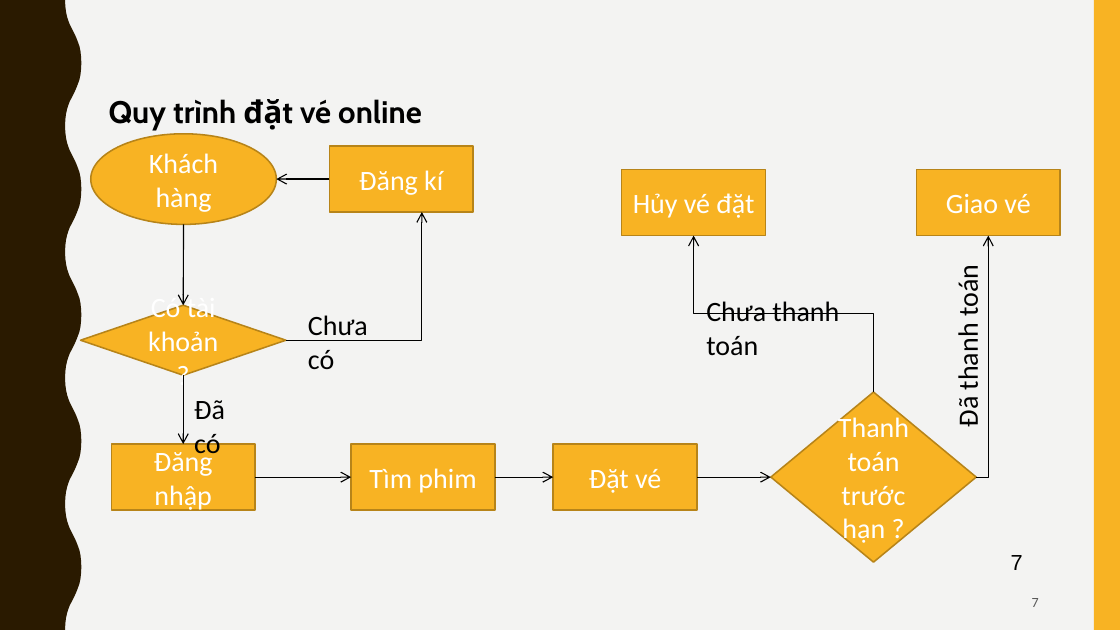
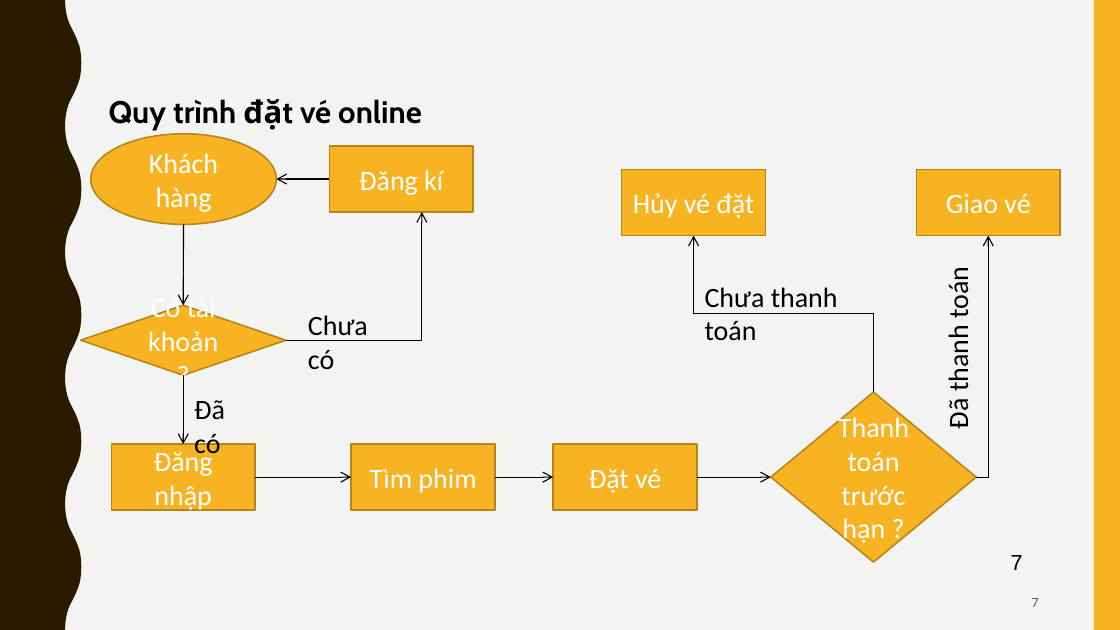
Before and after one commit to HieuThuan250396/Movie, a slide deck: slide 7 of Database/Report/CSDL.pptx. Drawn at 1120x630 pixels with LibreOffice and Linux fonts; fonts in the diff are those of the drawing. Boxes give left, top, right and bottom in pixels: in the first picture for what was removed or moved away, otherwise in the second. Text is boxed around its words. In the diff, an @@ line names an element or a change of style, - is before the commit and + after.

```diff
--- a/Database/Report/CSDL.pptx
+++ b/Database/Report/CSDL.pptx
@@ text "Chưa thanh toán": place and size @@
-text "Chưa thanh toán" at (706,301,839,356)
+text "Chưa thanh toán" at (705,287,838,341)
@@ text "Đã thanh toán": place and size @@
-text "Đã thanh toán" at (951,270,985,426)
+text "Đã thanh toán" at (942,272,976,428)
```
Also in this commit, not shown: 10 other slides changed, 1 slide removed.
